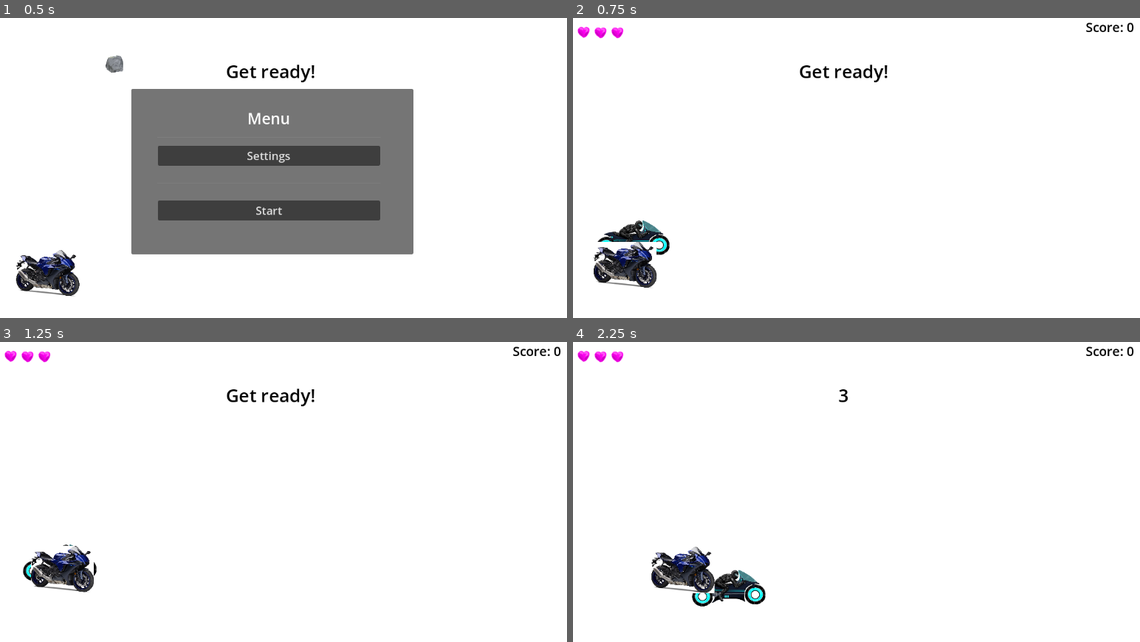
Above: before the commit, frames 1-4 (two rows, left to right).
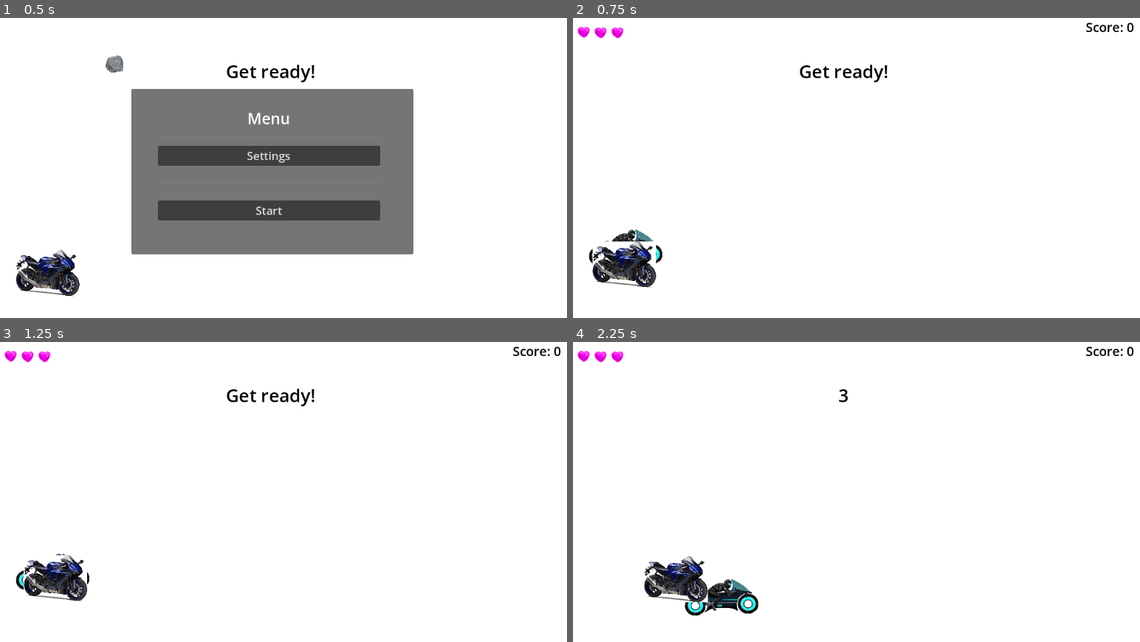
Above: after the commit, the same moments.

Repository: zino212/godot-game-creation
Game: Godot game, scene res://main.tscn
The game is run twice, just before and just after one commit, with the same random seed, the same clock (stepped at 60 frames per second) and the same inputs.
Inputs:
- Up to frame 1 (0.5 s): no input
- Up to frame 2 (0.75 s): click "Start" at 0.5 s
- Up to frame 3 (1.25 s): no input
- Up to frame 4 (2.25 s): hold Right (move_right) 1.28-2.03 s; hold Down (move_down) from 2.03 s (still down)

Frame 1 is identical in both runs. In frame 2, 1.2% of the frame differs, in the area x 2-18%, y 67-90%; in frame 3, 1.6%; in frame 4, 2.6%, in the area x 12-34%, y 68-92%.

Commit message:
Import player again

Diff:
--- a/main.gd
+++ b/main.gd
@@ -58,7 +58,6 @@
 
 func _on_player_hit():
 	check_for_lives()
-	#pass
 
 func check_for_lives():
 	lives -= 1
--- a/main.tscn
+++ b/main.tscn
@@ -1,11 +1,10 @@
-[gd_scene load_steps=8 format=3 uid="uid://bfrdw5t6y3i42"]
+[gd_scene load_steps=7 format=3 uid="uid://bfrdw5t6y3i42"]
 
 [ext_resource type="PackedScene" uid="uid://dv0p0cj8x48h3" path="res://Player.tscn" id="1_aso1r"]
 [ext_resource type="Script" path="res://main.gd" id="1_e05ru"]
 [ext_resource type="PackedScene" uid="uid://d1al14o0ndgh4" path="res://enemy.tscn" id="2_7x332"]
 [ext_resource type="PackedScene" uid="uid://cvkqywnnb18xr" path="res://obstacle.tscn" id="2_j0mih"]
 [ext_resource type="PackedScene" uid="uid://bl7ovft0dcrrw" path="res://hud.tscn" id="3_d3w67"]
-[ext_resource type="PackedScene" uid="uid://c15a6yvms4nne" path="res://health_bar.tscn" id="5_qvvs7"]
 
 [sub_resource type="Curve2D" id="Curve2D_lkqsk"]
 _data = {
@@ -25,6 +24,7 @@
 
 [node name="Player" parent="." instance=ExtResource("1_aso1r")]
 visible = false
+position = Vector2(152, 482)
 
 [node name="StartTimer" type="Timer" parent="."]
 wait_time = 5.0
@@ -38,9 +38,6 @@
 position = Vector2(268, 114)
 
 [node name="HUD" parent="." instance=ExtResource("3_d3w67")]
-visible = false
-
-[node name="Health Bar" parent="." instance=ExtResource("5_qvvs7")]
 visible = false
 
 [node name="ObstacleTimer" type="Timer" parent="."]
@@ -58,5 +55,3 @@
 [connection signal="timeout" from="ScoreTimer" to="." method="_on_score_timer_timeout"]
 [connection signal="start_game" from="HUD" to="." method="new_game"]
 [connection signal="timeout" from="ObstacleTimer" to="." method="_on_obstacle_timer_timeout"]
-
-[editable path="Player"]
